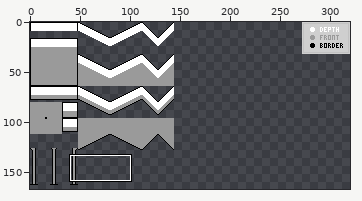
Two states of a pixel-art file, Archivos Aseprite/Zonas/TilesetBase.aseprite. The first picture is a wide view before the edit; the outline marks the close-up.
Close-up. The starting point:
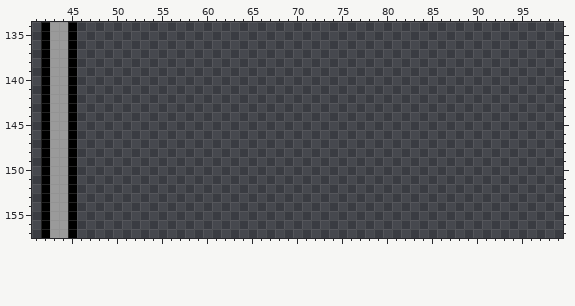
320x224 pixels, 1 frame. Shown: x 41..99, y 134..157. The wide view leaves out empty margins.
New version:
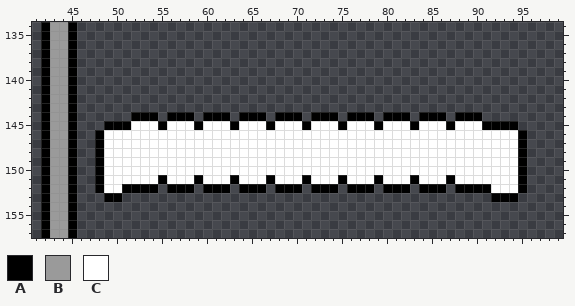
Palette (. is transparent): A #000000  B #9a9a9a  C #ffffff
The exact change:
--- layer "Visible"
@@ x 41..99 @@
 143 .ABBA......................................................
-144 .ABBA......................................................
-145 .ABBA......................................................
-146 .ABBA......................................................
-147 .ABBA......................................................
-148 .ABBA......................................................
-149 .ABBA......................................................
-150 .ABBA......................................................
-151 .ABBA......................................................
-152 .ABBA......................................................
-153 .ABBA......................................................
+144 .ABBA......AAA.AAA.AAA.AAA.AAA.AAA.AAA.AAA.AAA.AAA.........
+145 .ABBA...AAACCCACCCACCCACCCACCCACCCACCCACCCACCCACCCAAAA.....
+146 .ABBA..ACCCCCCCCCCCCCCCCCCCCCCCCCCCCCCCCCCCCCCCCCCCCCCA....
+147 .ABBA..ACCCCCCCCCCCCCCCCCCCCCCCCCCCCCCCCCCCCCCCCCCCCCCA....
+148 .ABBA..ACCCCCCCCCCCCCCCCCCCCCCCCCCCCCCCCCCCCCCCCCCCCCCA....
+149 .ABBA..ACCCCCCCCCCCCCCCCCCCCCCCCCCCCCCCCCCCCCCCCCCCCCCA....
+150 .ABBA..ACCCCCCCCCCCCCCCCCCCCCCCCCCCCCCCCCCCCCCCCCCCCCCA....
+151 .ABBA..ACCCCCCACCCACCCACCCACCCACCCACCCACCCACCCACCCCCCCA....
+152 .ABBA..ACCAAAA.AAA.AAA.AAA.AAA.AAA.AAA.AAA.AAA.AAAACCCA....
+153 .ABBA...AA.........................................AAA.....
 154 .ABBA......................................................
Where, in picture pixels (left, top, right, bottom), the same in both close-ups:
added: (95, 112, 527, 202)
